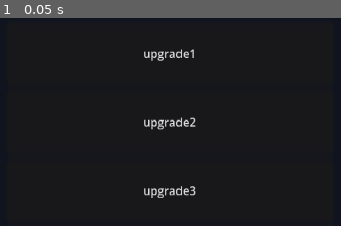
Above: before the commit, frame 1.
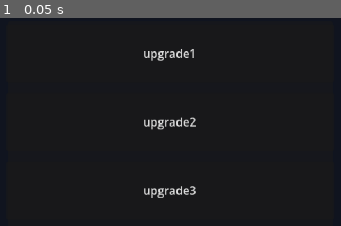
Above: after the commit, the same moment.

Repository: GastonVerussa2/Jamtastic
Game: Godot game, scene res://escenas/UpgradeMenu/control.tscn
The game is run twice, just before and just after one commit, with the same random seed, the same clock (stepped at 60 frames per second) and the same inputs. This scene is started directly instead of the project's main scene.
Inputs:
- Up to frame 1 (0.05 s): no input

The runs differ from the first frame. In frame 1, 0.4% of the frame differs, in the area x 42-58%, y 14-87%.

Commit message:
acomodando pal merge

Diff:
--- a/escenas/UpgradeMenu/control.gd
+++ /dev/null
@@ -1,34 +0,0 @@
-extends Control
-
-var upgrades = []
-var main
-
-@onready var btn1 = $Panel/VBoxContainer/Button
-@onready var btn2 = $Panel/VBoxContainer/Button2
-@onready var btn3 = $Panel/VBoxContainer/Button3
-
-
-func setup(options: Array, main_ref):
-	upgrades = options
-	main = main_ref
-
-	_configurar_boton(btn1, options[0])
-	_configurar_boton(btn2, options[1])
-	_configurar_boton(btn3, options[2])
-
-	btn1.pressed.connect(func(): _on_selected(0))
-	btn2.pressed.connect(func(): _on_selected(1))
-	btn3.pressed.connect(func(): _on_selected(2))
-
-
-func _configurar_boton(btn: Button, data):
-	btn.text = data["text"]
-	btn.icon = data.get("icon", null)
-
-
-func _on_selected(index):
-	var upgrade = upgrades[index]
-	upgrade["apply"].call()
-
-	main.cerrar_menu_mejoras()
-	queue_free()
--- a/escenas/UpgradeMenu/control.tscn
+++ b/escenas/UpgradeMenu/control.tscn
@@ -1,6 +1,6 @@
 [gd_scene format=3 uid="uid://dt2fru3et062g"]
 
-[ext_resource type="Script" uid="uid://dpdblmfrt4uef" path="res://escenas/UpgradeMenu/control.gd" id="1_vo03h"]
+[ext_resource type="Script" uid="uid://dpdblmfrt4uef" path="res://escenas/UpgradeMenu/upgrade_menu.gd" id="1_vo03h"]
 
 [node name="UpgradeMenu" type="Control" unique_id=883324197]
 process_mode = 3
--- /dev/null
+++ b/escenas/UpgradeMenu/upgrade_menu.gd
@@ -0,0 +1,53 @@
+extends Control
+
+var upgrades = []
+var main
+
+@onready var btn1: Button = $Panel/VBoxContainer/Button
+@onready var btn2: Button = $Panel/VBoxContainer/Button2
+@onready var btn3: Button  = $Panel/VBoxContainer/Button3
+
+@export var choose_sounds: Array[AudioStreamPlayer2D]
+
+func _ready():
+	btn1.mouse_entered.connect(hovered_over)
+	btn2.mouse_entered.connect(hovered_over)
+	btn3.mouse_entered.connect(hovered_over)
+
+func setup(options: Array, main_ref):
+	btn1.disabled = true
+	btn2.disabled = true
+	btn3.disabled = true
+
+	upgrades = options
+	main = main_ref
+
+	_configurar_boton(btn1, options[0])
+	_configurar_boton(btn2, options[1])
+	_configurar_boton(btn3, options[2])
+
+	btn1.pressed.connect(func(): _on_selected(0))
+	btn2.pressed.connect(func(): _on_selected(1))
+	btn3.pressed.connect(func(): _on_selected(2))
+
+	await get_tree().create_timer(0.5).timeout
+
+	btn1.disabled = false
+	btn2.disabled = false
+	btn3.disabled = false
+
+
+func _configurar_boton(btn: Button, data):
+	btn.text = data["text"]
+	btn.icon = data.get("icon", null)
+
+
+func _on_selected(index):
+	var upgrade = upgrades[index]
+	upgrade["apply"].call()
+
+	main.cerrar_menu_mejoras()
+	queue_free()
+
+func hovered_over():
+	choose_sounds[randi_range(0,choose_sounds.size() - 1)].play()
--- /dev/null
+++ b/escenas/UpgradeMenu/upgrade_menu.tscn
@@ -0,0 +1,132 @@
+[gd_scene format=3 uid="uid://bdyo2sxko8m7q"]
+
+[ext_resource type="AudioStream" path="res://sonidos/Eleccion-001.wav" id="2_38wwx"]
+[ext_resource type="AudioStream" path="res://sonidos/Eleccion-002.wav" id="3_f6ri0"]
+[ext_resource type="AudioStream" path="res://sonidos/Eleccion-003.wav" id="4_glok1"]
+
+[sub_resource type="GDScript" id="GDScript_nw1fb"]
+script/source = "extends Control
+
+var upgrades = []
+var main
+
+@onready var btn1: Button = $Panel/VBoxContainer/Button
+@onready var btn2: Button = $Panel/VBoxContainer/Button2
+@onready var btn3: Button  = $Panel/VBoxContainer/Button3
+
+@export var choose_sounds: Array[AudioStreamPlayer2D]
+
+func _ready():
+	btn1.mouse_entered.connect(hovered_over)
+	btn2.mouse_entered.connect(hovered_over)
+	btn3.mouse_entered.connect(hovered_over)
+
+func setup(options: Array, main_ref):
+	btn1.disabled = true
+	btn2.disabled = true
+	btn3.disabled = true
+
+	upgrades = options
+	main = main_ref
+
+	_configurar_boton(btn1, options[0])
+	_configurar_boton(btn2, options[1])
+	_configurar_boton(btn3, options[2])
+
+	btn1.pressed.connect(func(): _on_selected(0))
+	btn2.pressed.connect(func(): _on_selected(1))
+	btn3.pressed.connect(func(): _on_selected(2))
+
+	await get_tree().create_timer(0.5).timeout
+
+	btn1.disabled = false
+	btn2.disabled = false
+	btn3.disabled = false
+
+
+func _configurar_boton(btn: Button, data):
+	btn.text = data[\"text\"]
+	btn.icon = data.get(\"icon\", null)
+
+
+func _on_selected(index):
+	var upgrade = upgrades[index]
+	upgrade[\"apply\"].call()
+
+	main.cerrar_menu_mejoras()
+	queue_free()
+
+func hovered_over():
+	choose_sounds[randi_range(0,choose_sounds.size() - 1)].play()
+"
+
+[node name="UpgradeMenu" type="Control" unique_id=883324197 node_paths=PackedStringArray("choose_sounds")]
+process_mode = 3
+layout_mode = 3
+anchors_preset = 8
+anchor_left = 0.5
+anchor_top = 0.5
+anchor_right = 0.5
+anchor_bottom = 0.5
+grow_horizontal = 2
+grow_vertical = 2
+script = SubResource("GDScript_nw1fb")
+choose_sounds = [NodePath("Choose"), NodePath("Choose2"), NodePath("Choose3")]
+
+[node name="Panel" type="Panel" parent="." unique_id=1282820472]
+layout_mode = 1
+anchors_preset = 8
+anchor_left = 0.5
+anchor_top = 0.5
+anchor_right = 0.5
+anchor_bottom = 0.5
+offset_left = -224.92108
+offset_top = -144.51184
+offset_right = 224.92108
+offset_bottom = 144.51184
+grow_horizontal = 2
+grow_vertical = 2
+scale = Vector2(1.0400012, 1.04)
+pivot_offset = Vector2(166.71594, 247.1154)
+
+[node name="VBoxContainer" type="VBoxContainer" parent="Panel" unique_id=61155534]
+layout_mode = 1
+anchors_preset = 8
+anchor_left = 0.5
+anchor_top = 0.5
+anchor_right = 0.5
+anchor_bottom = 0.5
+offset_left = -227.8844
+offset_top = -139.90384
+offset_right = 227.8844
+offset_bottom = 139.90384
+grow_horizontal = 2
+grow_vertical = 2
+theme_override_constants/separation = 15
+
+[node name="Button" type="Button" parent="Panel/VBoxContainer" unique_id=907163801]
+custom_minimum_size = Vector2(0, 80)
+layout_mode = 2
+text = "upgrade1"
+expand_icon = true
+
+[node name="Button2" type="Button" parent="Panel/VBoxContainer" unique_id=1448366537]
+custom_minimum_size = Vector2(0, 80)
+layout_mode = 2
+text = "upgrade2"
+expand_icon = true
+
+[node name="Button3" type="Button" parent="Panel/VBoxContainer" unique_id=1436730099]
+custom_minimum_size = Vector2(0, 80)
+layout_mode = 2
+text = "upgrade3"
+expand_icon = true
+
+[node name="Choose" type="AudioStreamPlayer2D" parent="." unique_id=1599439429]
+stream = ExtResource("2_38wwx")
+
+[node name="Choose2" type="AudioStreamPlayer2D" parent="." unique_id=1693612131]
+stream = ExtResource("3_f6ri0")
+
+[node name="Choose3" type="AudioStreamPlayer2D" parent="." unique_id=1217045103]
+stream = ExtResource("4_glok1")
--- a/escenas/escena_principal/escena_principal.gd
+++ b/escenas/escena_principal/escena_principal.gd
@@ -7,7 +7,7 @@
 @export var xp_sound: AudioStreamPlayer2D
 @export var container: HBoxContainer
 
-const UpgradeMenu = preload("res://escenas/UpgradeMenu/control.tscn")
+const UpgradeMenu = preload("res://escenas/UpgradeMenu/upgrade_menu.tscn")
 
 const ICON_SPEED = preload("res://sprites/SPEED_UP.png")
 const ICON_DAMAGE = preload("res://sprites/dano_up.png")
--- /dev/null
+++ b/escenas/escena_principal/pause_menu.tscn
@@ -0,0 +1,85 @@
+[gd_scene format=3 uid="uid://ddtos17ovsay"]
+
+[ext_resource type="Script" path="res://escenas/escena_principal/pause_menu.gd" id="1_gy8r7"]
+[ext_resource type="AudioStream" path="res://sonidos/PauseSound.wav" id="2_a86l0"]
+
+[node name="PauseMenu" type="Control" unique_id=371080639 node_paths=PackedStringArray("unpause_button", "timer", "canvas", "music_slider", "sound_slider", "pause_sound", "quit_button")]
+process_mode = 2
+layout_mode = 3
+anchors_preset = 8
+anchor_left = 0.5
+anchor_top = 0.5
+anchor_right = 0.5
+anchor_bottom = 0.5
+grow_horizontal = 2
+grow_vertical = 2
+script = ExtResource("1_gy8r7")
+unpause_button = NodePath("CanvasLayer/Panel/VBoxContainer/Button")
+timer = NodePath("Timer")
+canvas = NodePath("CanvasLayer")
+music_slider = NodePath("CanvasLayer/Panel/VBoxContainer/MusicSlider")
+sound_slider = NodePath("CanvasLayer/Panel/VBoxContainer/SoundSlider")
+pause_sound = NodePath("Pause")
+quit_button = NodePath("CanvasLayer/Quit")
+
+[node name="CanvasLayer" type="CanvasLayer" parent="." unique_id=322167109]
+layer = 5
+
+[node name="Panel" type="Panel" parent="CanvasLayer" unique_id=1548455036]
+anchors_preset = 8
+anchor_left = 0.5
+anchor_top = 0.5
+anchor_right = 0.5
+anchor_bottom = 0.5
+offset_left = -194.5
+offset_top = -82.0
+offset_right = 194.5
+offset_bottom = 82.0
+grow_horizontal = 2
+grow_vertical = 2
+
+[node name="VBoxContainer" type="VBoxContainer" parent="CanvasLayer/Panel" unique_id=713322216]
+layout_mode = 0
+offset_left = 17.0
+offset_top = 17.0
+offset_right = 365.0
+offset_bottom = 287.0
+
+[node name="Button" type="Button" parent="CanvasLayer/Panel/VBoxContainer" unique_id=533406623]
+layout_mode = 2
+action_mode = 0
+text = "Despausar"
+
+[node name="Label" type="Label" parent="CanvasLayer/Panel/VBoxContainer" unique_id=693592234]
+layout_mode = 2
+text = "Musica"
+horizontal_alignment = 1
+
+[node name="MusicSlider" type="HSlider" parent="CanvasLayer/Panel/VBoxContainer" unique_id=1697016147]
+layout_mode = 2
+value = 100.0
+
+[node name="Label2" type="Label" parent="CanvasLayer/Panel/VBoxContainer" unique_id=1439751535]
+layout_mode = 2
+text = "Sonido"
+horizontal_alignment = 1
+
+[node name="SoundSlider" type="HSlider" parent="CanvasLayer/Panel/VBoxContainer" unique_id=1152067935]
+layout_mode = 2
+value = 100.0
+
+[node name="Quit" type="Button" parent="CanvasLayer" unique_id=608347401]
+modulate = Color(1, 0.21568628, 0.1882353, 1)
+offset_left = 481.0
+offset_top = 459.0
+offset_right = 668.0
+offset_bottom = 490.0
+text = "Abandonar la aventura"
+
+[node name="Timer" type="Timer" parent="." unique_id=1889528449]
+wait_time = 0.2
+one_shot = true
+
+[node name="Pause" type="AudioStreamPlayer2D" parent="." unique_id=923736920 groups=["sound"]]
+position = Vector2(-2, 35)
+stream = ExtResource("2_a86l0")
--- /dev/null
+++ b/escenas/niveles/nivel_1/mesa1.tscn
@@ -0,0 +1,20 @@
+[gd_scene format=3 uid="uid://do4qu0y2f85mv"]
+
+[ext_resource type="Texture2D" uid="uid://c2170bmu4y4j7" path="res://sprites/mesa_Terminada.png" id="1_ahbpp"]
+
+[sub_resource type="CapsuleShape2D" id="CapsuleShape2D_v46yi"]
+radius = 12.0
+height = 78.0
+
+[node name="Mesa" type="StaticBody2D" unique_id=1837936766]
+z_index = -1
+collision_layer = 32
+collision_mask = 0
+
+[node name="Sprite2D" type="Sprite2D" parent="." unique_id=1422161903]
+texture = ExtResource("1_ahbpp")
+
+[node name="CollisionShape2D" type="CollisionShape2D" parent="." unique_id=1807678664]
+position = Vector2(1, -5)
+rotation = -1.5707964
+shape = SubResource("CapsuleShape2D_v46yi")
--- a/escenas/niveles/nivel_1/nivel_1.tscn
+++ b/escenas/niveles/nivel_1/nivel_1.tscn
@@ -3,12 +3,12 @@
 [ext_resource type="PackedScene" uid="uid://b6ivfjjb3m8er" path="res://escenas/protagonista/protagonista.tscn" id="2_w5axy"]
 [ext_resource type="PackedScene" uid="uid://dcvjfv1emq3yt" path="res://escenas/enemigos/spawner/spawn_point.tscn" id="5_xjemj"]
 [ext_resource type="PackedScene" uid="uid://cpu2p4wy1q8ff" path="res://escenas/enemigos/spawner/spawner.tscn" id="6_7j4at"]
-[ext_resource type="PackedScene" uid="uid://drouppkd26ehg" path="res://escenas/niveles/nivel_1/mesa.tscn" id="6_gia3d"]
 [ext_resource type="PackedScene" uid="uid://k516ysstkdlm" path="res://escenas/protagonista/enchanted_stone/enchanted_stone.tscn" id="7_7j4at"]
 [ext_resource type="Texture2D" uid="uid://bdjogmn2wgyu6" path="res://sprites/new_lvl_3/tileset-new-fixed-final-last-one-v2.png" id="7_k2nsr"]
 [ext_resource type="Texture2D" uid="uid://biuy81qr4krco" path="res://sprites/new_lvl_3/alfombra.png" id="8_k2nsr"]
 [ext_resource type="Texture2D" uid="uid://cav7en0wscpmn" path="res://sprites/new_lvl_3/entrada-side.png" id="9_dj1lt"]
 [ext_resource type="Texture2D" uid="uid://do36w7sl1nmn8" path="res://sprites/new_lvl_3/sombras-piso.png" id="9_fiili"]
+[ext_resource type="PackedScene" path="res://escenas/niveles/nivel_1/mesa.tscn" id="11_0nesf"]
 [ext_resource type="Texture2D" uid="uid://b8rowu03756dq" path="res://sprites/new_lvl_3/glow-big.png" id="11_4saa1"]
 [ext_resource type="Texture2D" uid="uid://dfyd5517cxc7y" path="res://sprites/new_lvl_3/glow-small.png" id="12_2hd03"]
 [ext_resource type="AudioStream" uid="uid://kudpjjfjjuca" path="res://musica/hero.wav" id="13_2hd03"]
@@ -457,9 +457,6 @@
 [node name="SpawnPoint4" parent="spawner" unique_id=576299192 instance=ExtResource("5_xjemj")]
 position = Vector2(0, 128)
 
-[node name="Mesa" parent="." unique_id=131387098 instance=ExtResource("6_gia3d")]
-position = Vector2(0, 1)
-
 [node name="EnchantedStone" parent="." unique_id=169235792 instance=ExtResource("7_7j4at")]
 position = Vector2(18, 0)
 
@@ -558,6 +555,8 @@
 [node name="GlowSmall8" type="Sprite2D" parent="Mapa/Brillos" unique_id=1399493930]
 position = Vector2(142, -18)
 texture = ExtResource("12_2hd03")
+
+[node name="Mesa" parent="Mapa" unique_id=1837936766 groups=["mesa"] instance=ExtResource("11_0nesf")]
 
 [node name="AudioStreamPlayer2D" type="AudioStreamPlayer2D" parent="." unique_id=1503651789]
 stream = ExtResource("13_2hd03")
--- a/project.godot
+++ b/project.godot
@@ -18,6 +18,7 @@
 [autoload]
 
 PlayerHpManager="*uid://crawvdetg6gji"
+SoundManager="*uid://143wh8bsqdu8"
 
 [display]
 
@@ -33,6 +34,9 @@
 player=""
 main=""
 hp=""
+mesa=""
+sound=""
+music=""
 
 [input]
 
@@ -85,6 +89,12 @@
 "events": [Object(InputEventKey,"resource_local_to_scene":false,"resource_name":"","device":-1,"window_id":0,"alt_press …(192 unchanged characters)…
 ]
 }
+pausasa={
+"deadzone": 0.2,
+"events": [Object(InputEventKey,"resource_local_to_scene":false,"resource_name":"","device":-1,"window_id":0,"alt_pressed":false,"shift_pressed":false,"ctrl_pressed":false,"meta_pressed":false,"pressed":false,"keycode":0,"physical_keycode":80,"key_label":0,"unicode":112,"location":0,"echo":false,"script":null)
+, Object(InputEventKey,"resource_local_to_scene":false,"resource_name":"","device":-1,"window_id":0,"alt_pressed":false,"shift_pressed":false,"ctrl_pressed":false,"meta_pressed":false,"pressed":false,"keycode":0,"physical_keycode":4194305,"key_label":0,"unicode":0,"location":0,"echo":false,"script":null)
+]
+}
 close={
 "deadzone": 0.2,
 "events": [Object(InputEventKey,"resource_local_to_scene":false,"resource_name":"","device":-1,"window_id":0,"alt_press …(195 unchanged characters)…
@@ -113,3 +123,4 @@
 renderer/rendering_method.mobile="gl_compatibility"
 textures/default_filters/use_nearest_mipmap_filter=true
 environment/defaults/default_clear_color=Color(0.0627451, 0.078431375, 0.12156863, 1)
+2d/snap/snap_2d_transforms_to_pixel=true
Renamed: escenas/UpgradeMenu/control.gd.uid -> escenas/UpgradeMenu/upgrade_menu.gd.uid
